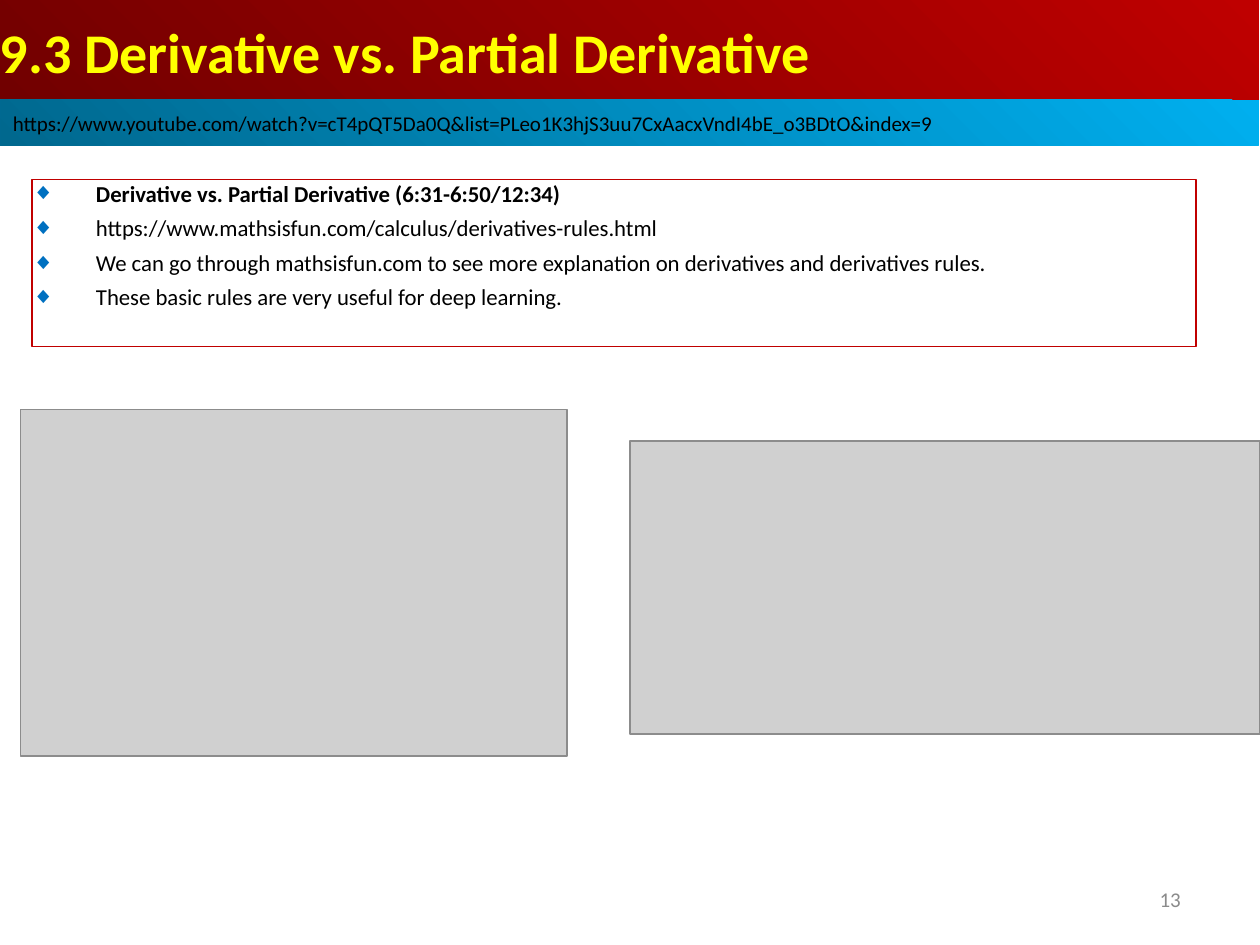
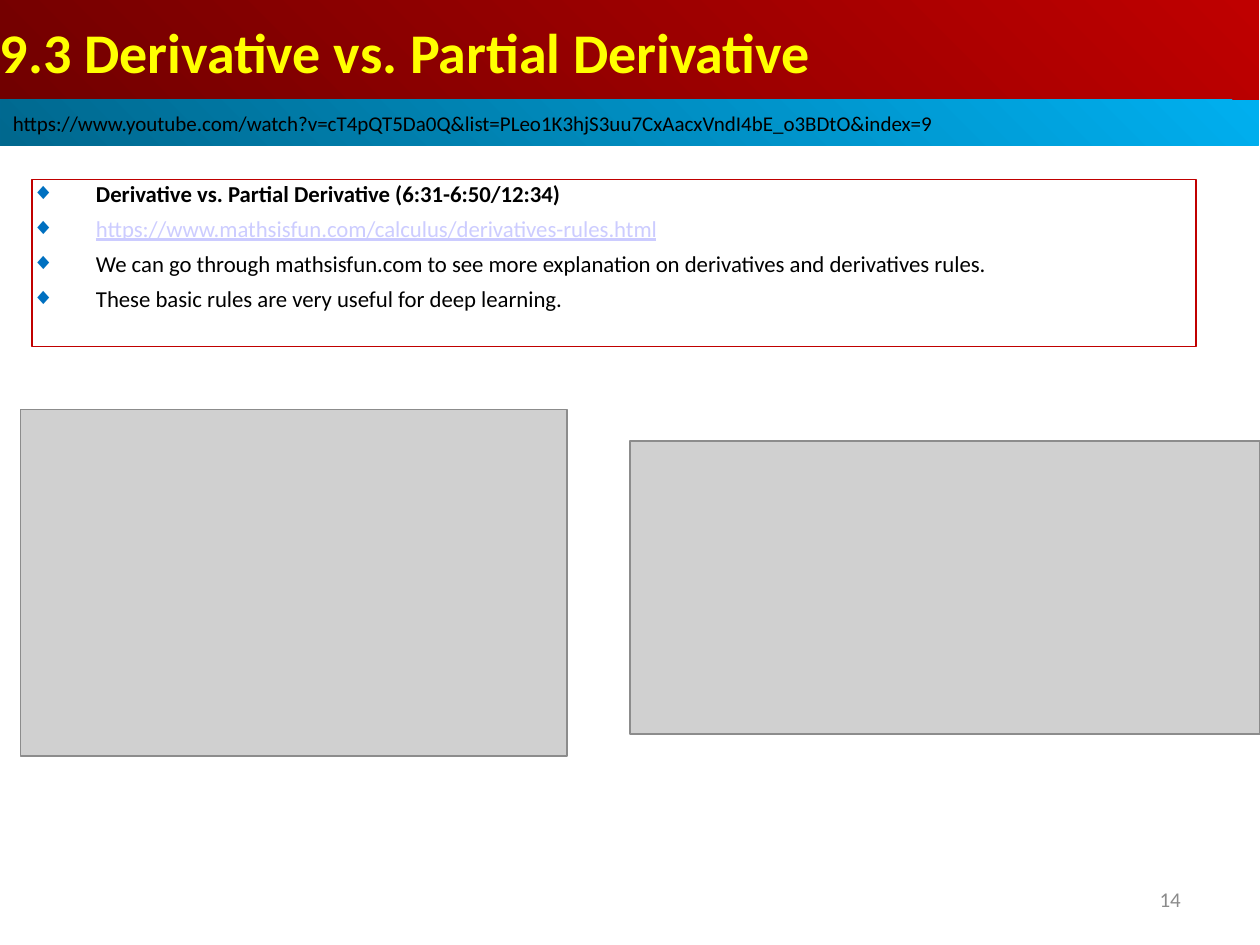
Before and after one commit to peterhchen/AIU_CS512_DL, a slide deck: slide 14 of 000_Lecture_Project/week02/01_Lecture/09_Derivative.ppt (slide 13 before the commit). Drawn at 1260x945 pixels with LibreOffice and Linux fonts; fonts in the diff are those of the drawing; grey boxes stand for pictures. Boxes give left, top, right and bottom in pixels: in the first picture for what was removed or moved away, otherwise in the second. Text is boxed around its words. In the diff, an @@ line names an element or a change of style, - is before the commit and + after.

```diff
--- a/000_Lecture_Project/week02/01_Lecture/09_Derivative.ppt
+++ b/000_Lecture_Project/week02/01_Lecture/09_Derivative.ppt
@@ rectangle "Derivative vs. Partial Derivative (6:31-6:50/12:34)" at (32, 179, 1196, 346): text colour #000000 to #CCCCFF, underline on in "https://www.mathsisfun.com/calculus/derivatives-rules.html" @@
@@ page number at (1160, 893, 1181, 907): text changed @@
-13
+14
```
Also in this commit, not shown: 7 other slides changed, 1 slide added.
